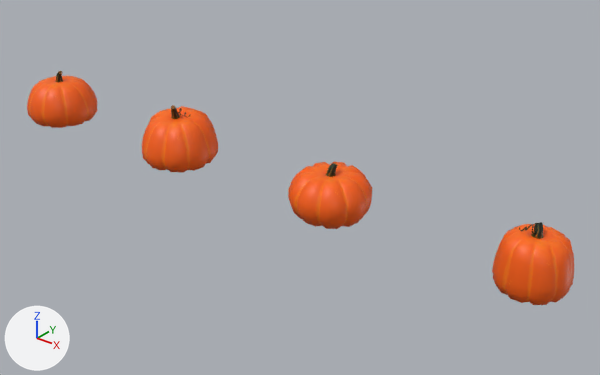
Before and after pictures for a commit that changed the Blender file Assets/Blends/prop-pumpkin.blend.
The view is the same before and after, from a camera (50 mm lens) standing at (8.09, -5.57, 3.67) and looking at (3.45, 0.23, 0.07). Arrows for +X, +Y and +Z are at lower left; the lights stay in place.

Objects in the first picture: 'prop-pumpkin', 'prop-pumpkin-1', 'prop-pumpkin-2', 'prop-pumpkin-3'.
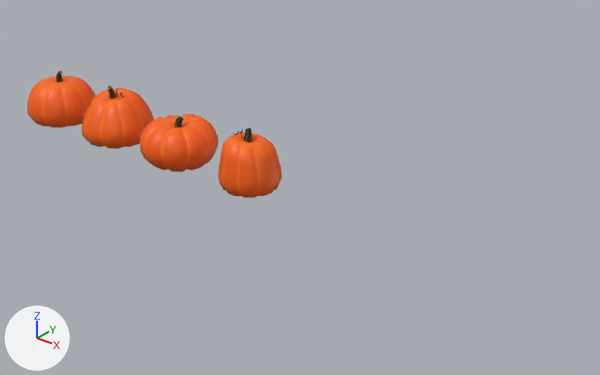
Commit message: fixing pumpkins

Location of each change, (x1, y1, x2, y2) in pixels of the pictures (600 x 375 px; the box of a moved part takes in the faces that stretch with it):
```json
{"object": "prop-pumpkin-3", "change": "reshaped, moved", "before": [492, 222, 574, 305], "after": [218, 128, 282, 198], "on screen": "22% narrower, 15% shorter"}
{"object": "prop-pumpkin-2", "change": "reshaped, moved", "before": [288, 161, 372, 229], "after": [140, 114, 218, 172], "on screen": "7% narrower, 14% shorter"}
{"object": "prop-pumpkin-1", "change": "moved", "before": [142, 105, 218, 172], "after": [82, 86, 154, 149]}
{"part": 2, "of": "me_prop_pumpkin_3", "change": "moved or reshaped", "before": [519, 224, 535, 234], "after": [233, 130, 245, 138]}
{"part": 3, "of": "me_prop_pumpkin_3", "change": "moved or reshaped", "before": [492, 222, 574, 305], "after": [218, 128, 282, 198]}
```

Edits to the scene script, one JSON object a line:
```json
{"block": "me_prop_pumpkin_2", "where": "# used by ob_prop_pumpkin_2; location = (4.0, 0.0, 0.0); rotation_euler = (1.571, 0.0, 0.0), in degrees (90, 0, 0)"}
{"op": "remove", "block": "me_prop_pumpkin_2", "code": "me_prop_pumpkin_2.from_pydata(...)  # 262 vertices, 280 faces; spans x -0.385..0.393, y -0.002..0.562, z -0.383..0.388"}
{"op": "add", "block": "me_prop_pumpkin_2", "code": "me_prop_pumpkin_2.from_pydata(...)  # 262 vertices, 280 faces; spans x -0.41..0.418, y -0.002..0.536, z -0.408..0.412"}
{"block": "me_prop_pumpkin_2", "change": "me_prop_pumpkin_2 part 1: 238 of 262 vertices moved; they spanned x -0.385..0.393, y 0.01..0.562, z -0.383..0.388 and now span x -0.41..0.418, y 0.009..0.536, z -0.408..0.412; mean shift (0.0, -0.003, 0.0); largest move (0.196, 0.217, 0.349) -> (0.204, 0.214, 0.373)"}
{"block": "me_prop_pumpkin_3", "where": "# used by ob_prop_pumpkin_3; location = (6.0, 0.0, 0.0); rotation_euler = (1.571, 0.0, 0.0), in degrees (90, 0, 0)"}
{"op": "remove", "block": "me_prop_pumpkin_3", "code": "me_prop_pumpkin_3.from_pydata(...)  # 394 vertices, 408 faces; spans x -0.31..0.311, y -0.005..0.619, z -0.308..0.306"}
{"op": "add", "block": "me_prop_pumpkin_3", "code": "me_prop_pumpkin_3.from_pydata(...)  # 394 vertices, 408 faces; spans x -0.317..0.318, y -0.009..0.65, z -0.314..0.312"}
{"block": "me_prop_pumpkin_3", "change": "me_prop_pumpkin_3 part 2: the loose piece of 132 vertices spanning x -0.127..0.006, y 0.534..0.611, z 0.003..0.085 is multiplied about its middle by the matrix ((1.007, -0.001, 0.006), (-0.075, 1.035, -0.005), (0.013, -0.012, 0.989)), then moved by (-0.011, 0.033, 0.001)"}
{"block": "me_prop_pumpkin_3", "change": "me_prop_pumpkin_3 part 3: 243 of 394 vertices moved; they spanned x -0.31..0.311, y -0.005..0.619, z -0.308..0.305 and now span x -0.317..0.318, y -0.009..0.65, z -0.314..0.312; mean shift (-0.003, 0.003, 0.002); largest move (-0.153, 0.521, 0.085) -> (-0.164, 0.556, 0.085)"}
{"op": "set", "path": "ob_prop_pumpkin_1.location", "old": "(2.0, 0.0, 0.0)", "new": "(1.0, 0.0, 0.0)"}
{"op": "set", "path": "ob_prop_pumpkin_2.location", "old": "(4.0, 0.0, 0.0)", "new": "(2.0, 0.0, 0.0)"}
{"op": "set", "path": "ob_prop_pumpkin_3.location", "old": "(6.0, 0.0, 0.0)", "new": "(3.0, 0.0, 0.0)"}
```
